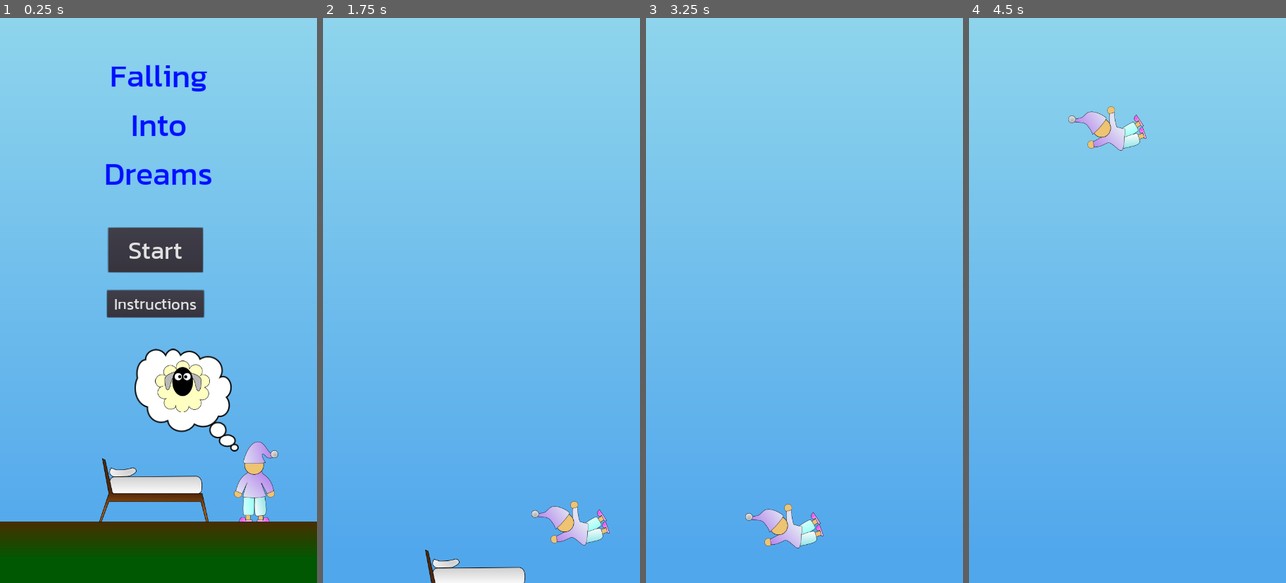
Above: before the commit, frames 1-4 (left to right).
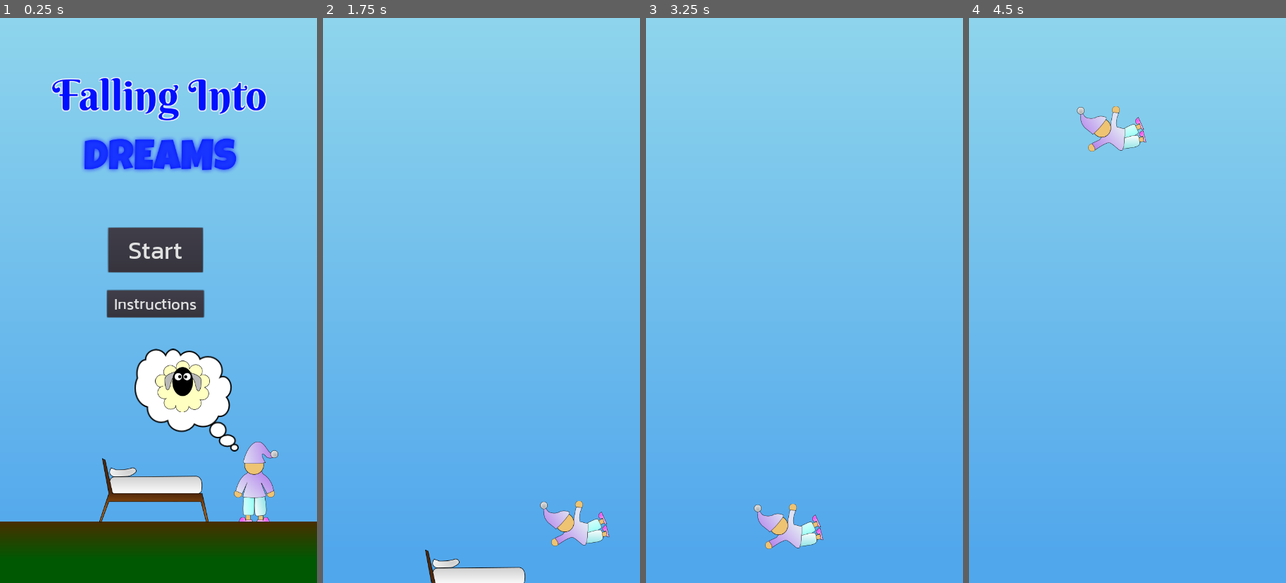
Above: after the commit, the same moments.

Repository: sorlok/LD48
Game: Godot game, scene res://Scenes/Title.tscn
The game is run twice, just before and just after one commit, with the same random seed, the same clock (stepped at 60 frames per second) and the same inputs.
Inputs (mouse positions are in pixels of both pictures, inside the frame that each line leads up to):
- Up to frame 1 (0.25 s): no input
- Up to frame 2 (1.75 s): click "Start" at 0.5 s; move the mouse to (551, 272) at 1.27 s; hold D (ui_right) from 1.28 s (still down); click (551, 272) at 1.42 s
- Up to frame 3 (3.25 s): move the mouse to (741, 328) at 2.02 s; release D (ui_right) at 2.03 s; hold A (ui_left) 2.03-2.78 s; tap Enter at 2.75 s; move the mouse to (836, 176) at 2.77 s; hold D (ui_right) from 2.78 s (still down)
- Up to frame 4 (4.5 s): move the mouse to (1111, 413) at 3.52 s; click (1111, 413) at 3.67 s; move the mouse to (1222, 385) at 4.27 s; release D (ui_right) at 4.28 s; hold A (ui_left) from 4.28 s (still down)

The runs differ from the first frame. In frame 1, 6.2% of the frame differs, in the area x 16-85%, y 8-30%; in frame 2, 0.5%; in frame 3, 0.5%; in frame 4, 0.5%.

Commit message:
Slightly better title screen

Diff:
--- a/Scenes/Title.tscn
+++ b/Scenes/Title.tscn
@@ -9,6 +9,7 @@
 [ext_resource path="res://Fonts/Kanit-Regular.ttf" type="DynamicFontData" id=7]
 [ext_resource path="res://Images/Person_Fall_1.png" type="Texture" id=8]
 [ext_resource path="res://Images/Person_Fall_2.png" type="Texture" id=9]
+[ext_resource path="res://Images/Title.png" type="Texture" id=10]
 
 [sub_resource type="Gradient" id=1]
 offsets = PoolRealArray( 0, 0.145695 )
@@ -203,7 +204,12 @@
 
 [node name="Title" type="Node2D" parent="."]
 
-[node name="Title" type="Label" parent="Title"]
+[node name="Title" type="Sprite" parent="Title"]
+position = Vector2( 368.654, 241.409 )
+texture = ExtResource( 10 )
+
+[node name="Title2" type="Label" parent="Title"]
+visible = false
 anchor_left = 0.5
 anchor_top = 0.5
 anchor_right = 0.5
@@ -275,6 +281,7 @@
 visible = false
 position = Vector2( 347.446, 933.333 )
 frames = SubResource( 6 )
+frame = 1
 playing = true
 
 [node name="AnimationPlayer" type="AnimationPlayer" parent="."]
Binary file added: Images/Title.png
Not shown: 1 places in Scenes/Title.tscn that only renumber resources
Not shown, added: Originals/Title.pdn
